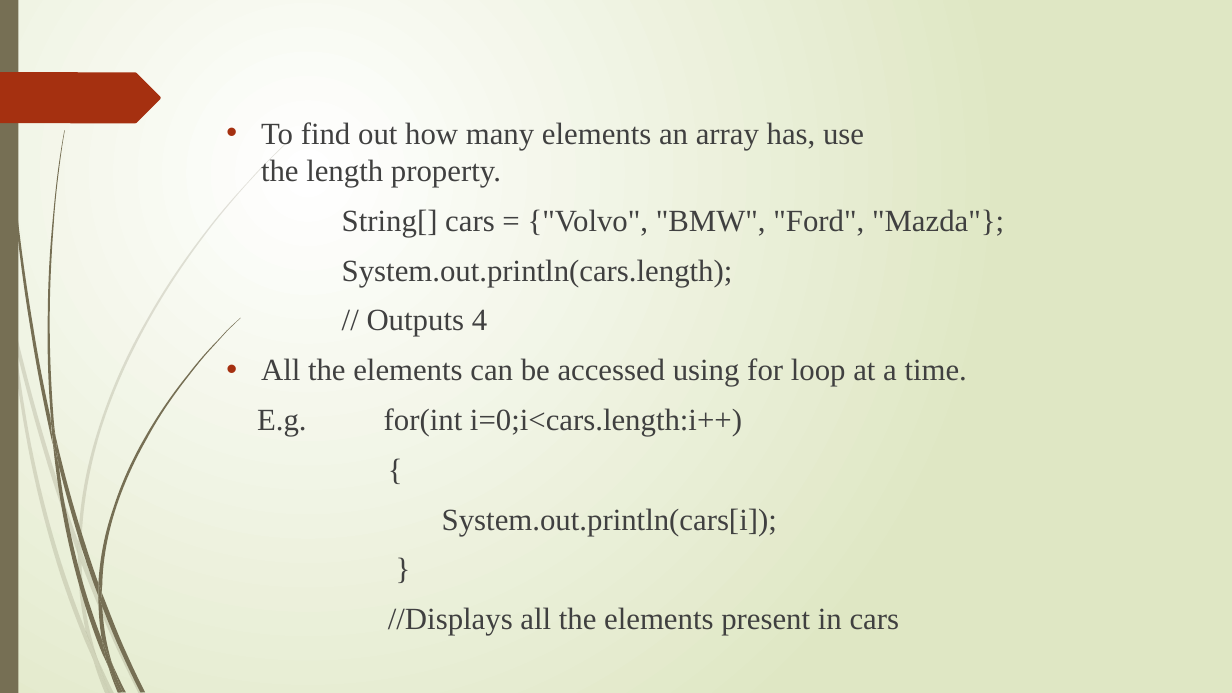
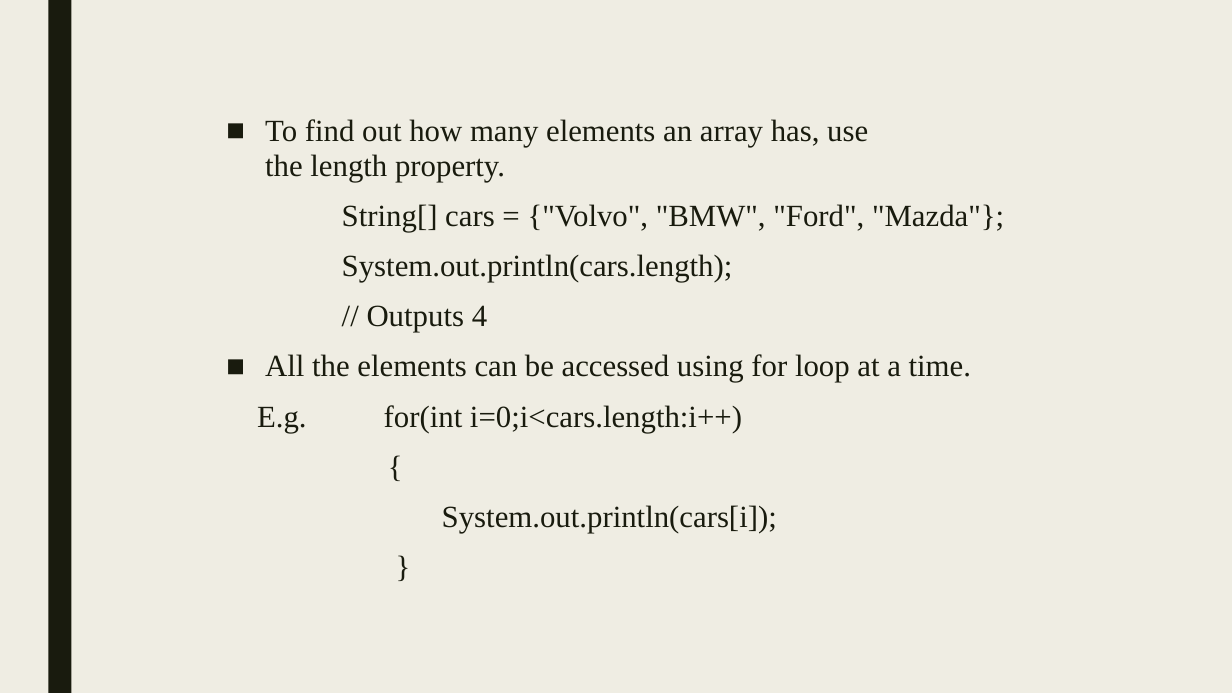
Before and after one commit to Adarsha-1/Group-6, a slide deck: slide 8 of arraysnew.pptx. Drawn at 1232x693 pixels with LibreOffice and Linux fonts; fonts in the diff are those of the drawing. Boxes give left, top, right and bottom in pixels: in the first picture for what was removed or moved away, otherwise in the second. Text is boxed around its words. In the diff, an @@ line names an element or a change of style, - is before the commit and + after.

```diff
--- a/arraysnew.pptx
+++ b/arraysnew.pptx
@@ background gradient #FFFFFF to #DFE8C4 to #EFEDE3 @@
@@ rectangle: place and size @@
-rectangle at (0,0,18,693)
+rectangle at (48,0,71,693)
@@ rectangle at (48,0,71,693): fill #766F54 to #191B0E @@
@@ freeform shape removed at (0,72,161,123) @@
@@ text "To find out how many ..." at (257,119,1004,433): text colour #404040 to #191B0E; bullet • to ■; line spacing 1 to 0.94; more space between paragraphs @@
@@ text at (388,607,900,635): paragraph removed @@
-//Displays all the elements present in cars
@@ group removed at (0,141,288,693): 10 freeform shapes @@
@@ group removed at (3,0,240,693): 12 freeform shapes @@
```
Also in this commit, not shown: 15 other slides changed.
